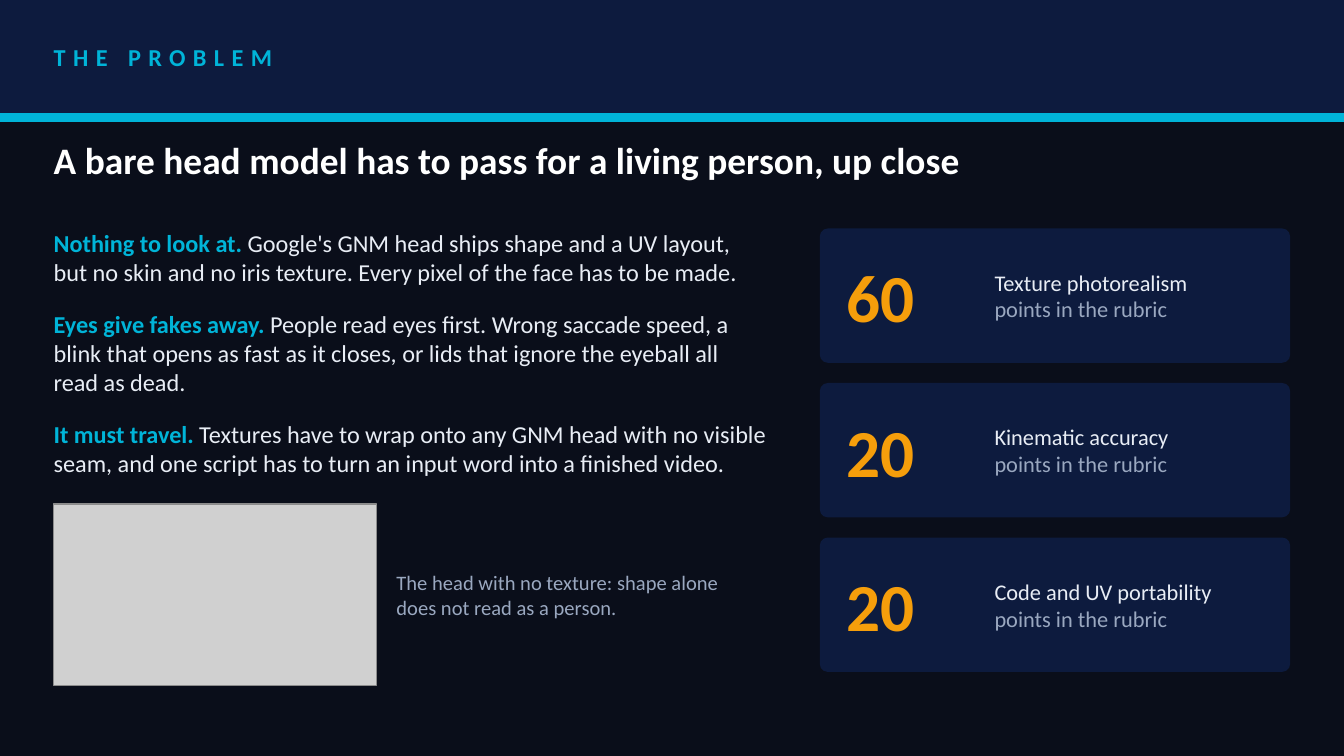
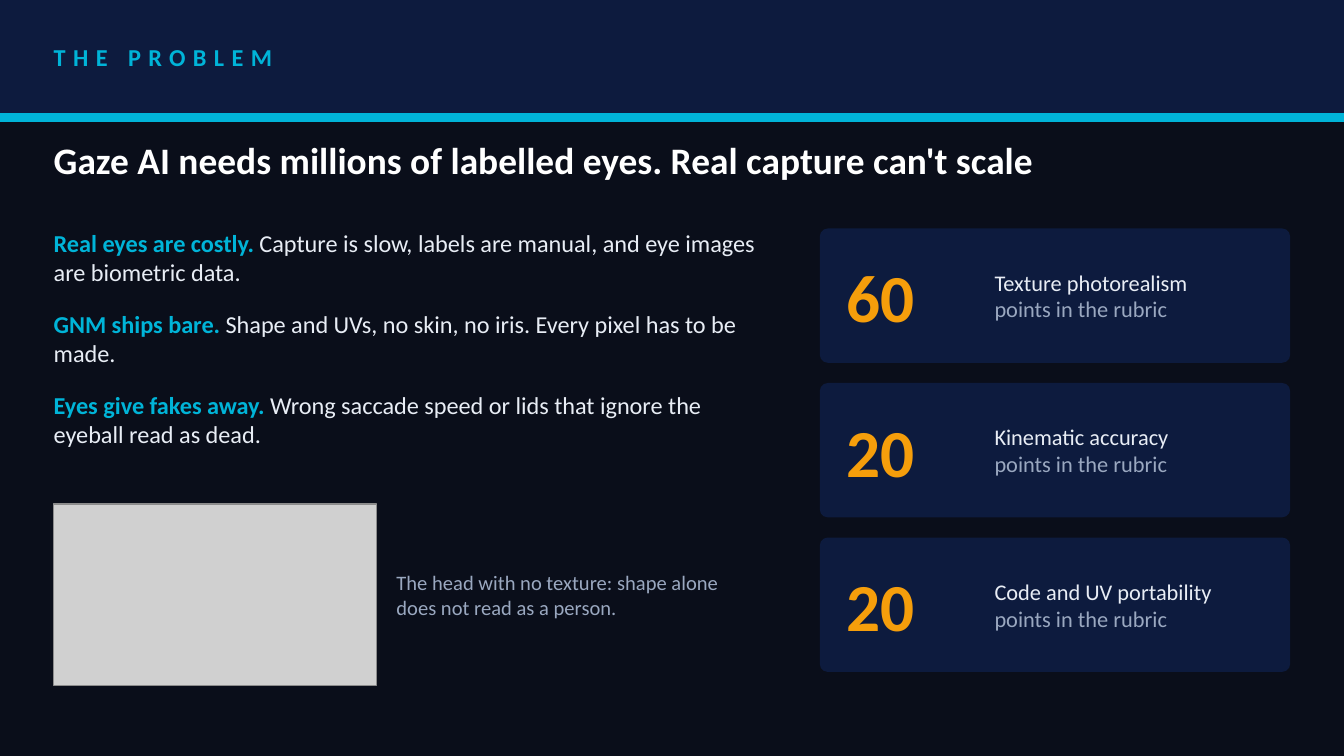
Before and after one commit to akshat333-debug/TrueGaze, a slide deck: slide 2 of VITVellore_ZeroDrift.pptx. Drawn at 1344x756 pixels with LibreOffice and Linux fonts; fonts in the diff are those of the drawing; grey boxes stand for pictures. Boxes give left, top, right and bottom in pixels: in the first picture for what was removed or moved away, otherwise in the second. Text is boxed around its words. In the diff, an @@ line names an element or a change of style, - is before the commit and + after.

Commit message:
docs: lean judge-facing README, hero GIF, results docs, dev files moved, deck tightened, reference video removed

```diff
--- a/VITVellore_ZeroDrift.pptx
+++ b/VITVellore_ZeroDrift.pptx
@@ text at [54,147,1033,180]: text changed @@
-A bare head model has to pass for a living person, up close
+Gaze AI needs millions of labelled eyes. Real capture can't scale
@@ text at [54,235,754,447]: text changed @@
-Nothing to look at. Google's GNM head ships shape and a UV layout, but no skin and no iris texture. Every pixel of the face has to be made.
-Eyes give fakes away. People read eyes first. Wrong saccade speed, a blink that opens as fast as it closes, or lids that ignore the eyeball all read as dead.
-It must travel. Textures have to wrap onto any GNM head with no visible seam, and one script has to turn an input word into a finished video.
+Real eyes are costly. Capture is slow, labels are manual, and eye images are biometric data.
+GNM ships bare. Shape and UVs, no skin, no iris. Every pixel has to be made.
+Eyes give fakes away. Wrong saccade speed or lids that ignore the eyeball read as dead.
```
Also in this commit, not shown: 6 other slides changed, 31 other files.
